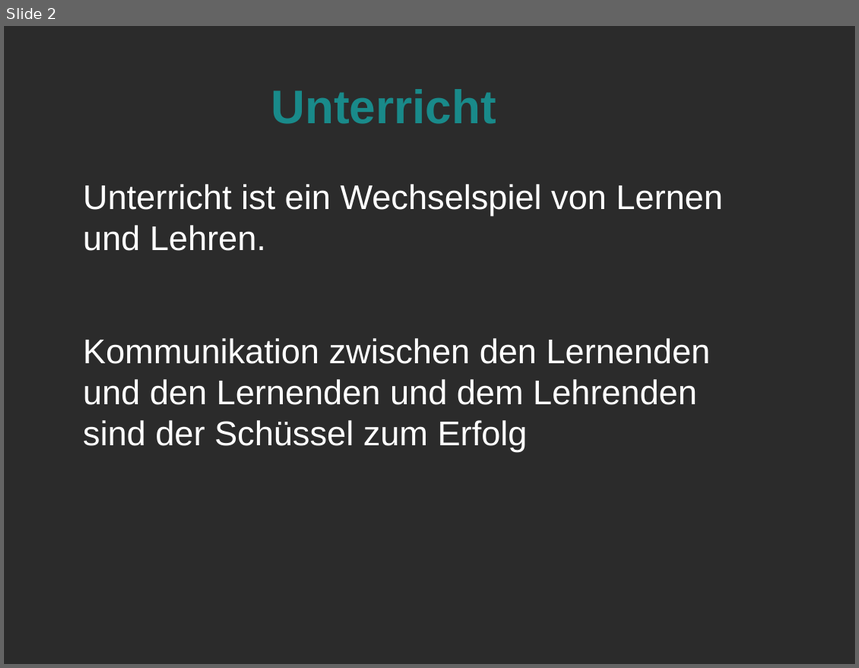
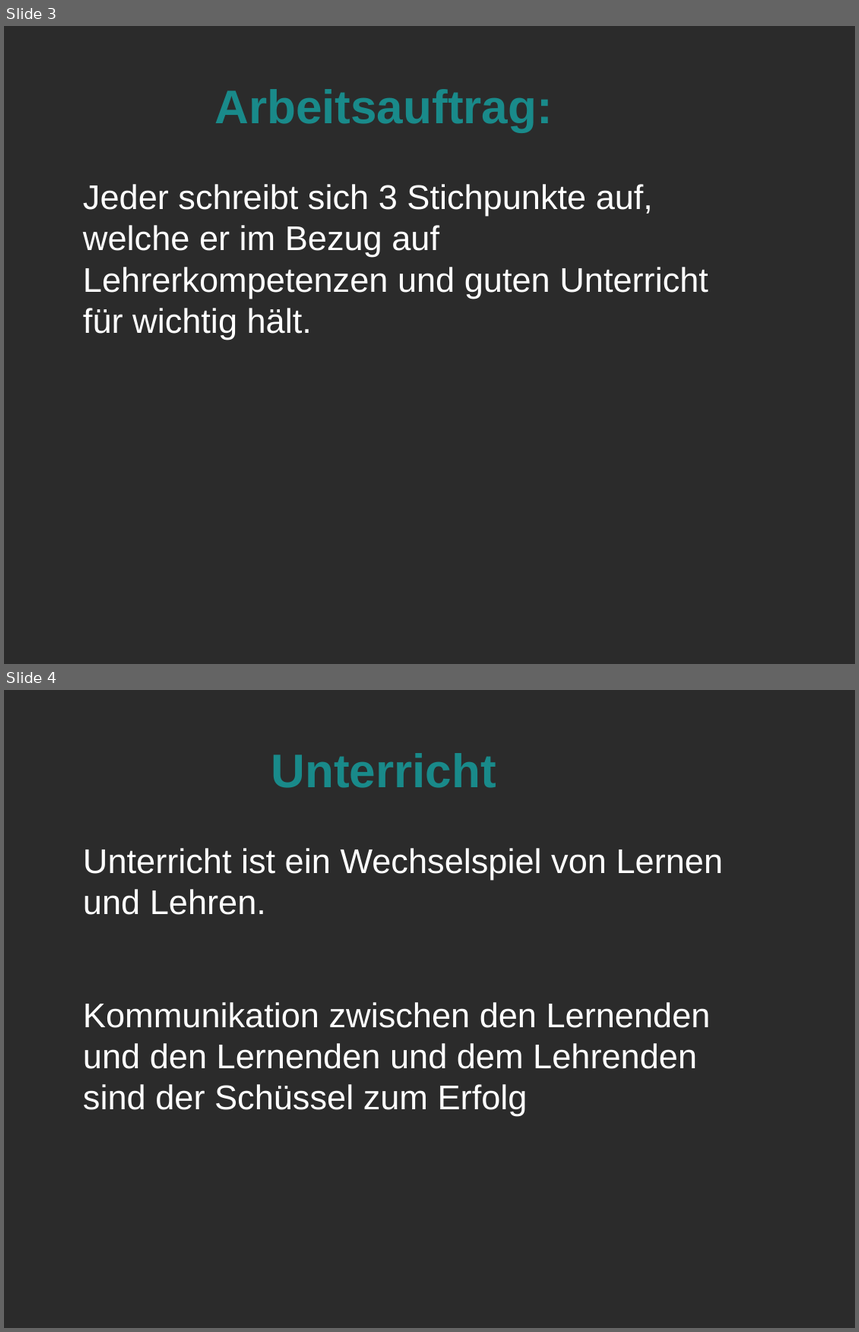
Before and after one commit to LorenzMueller/SS19, a slide deck: Mathe Didaktik/Präsentation.odp. Shown one above the other, each under a label of ours: slide 2 before the commit, slides 3 and 4 after it. The pictures are 859x668 and 859x1332 pixels, drawn with LibreOffice and Linux fonts; fonts in the diff are those of the drawing; background and template pictures are left out; a plain dark background stands for a picture behind light text. Boxes give left, top, right and bottom in pixels: in the first picture for what was removed or moved away, otherwise in the second. Text is boxed around its words. In the diff, an @@ line names an element or a change of style, - is before the commit and + after.

```diff
--- a/Mathe Didaktik/Präsentation.odp
+++ b/Mathe Didaktik/Präsentation.odp
@@ slide 3 added at <box>4,26,855,664</box>, background picture (left out) @@
@@ title added at <box>215,89,553,132</box>, 44 pt, text #198A8A, bold @@
+Arbeitsauftrag:
@@ text added at <box>83,184,709,339</box>, 32 pt, text #FFFFFF @@
+Jeder schreibt sich 3 Stichpunkte auf, welche er im Bezug auf Lehrerkompetenzen und guten Unterricht für wichtig hält.
@@ what was slide 2 is now slide 4 @@
```
Also in this commit, not shown: 4 slides changed, 4 other slides added, 2 other files.
